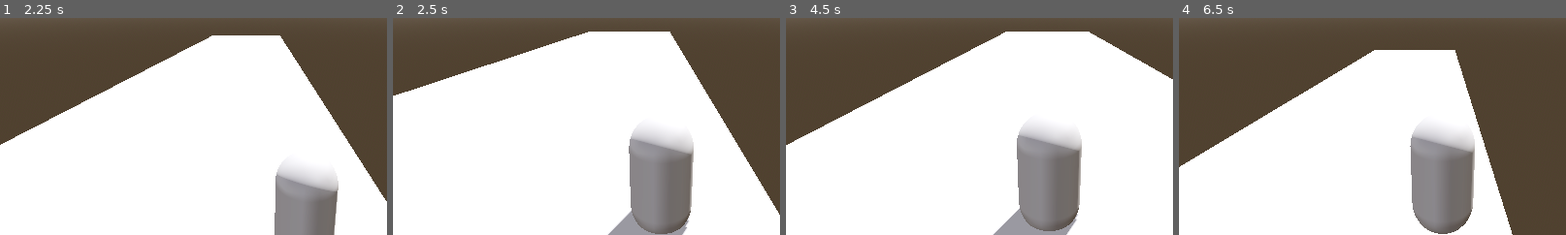
Above: before the commit, frames 1-4 (left to right).
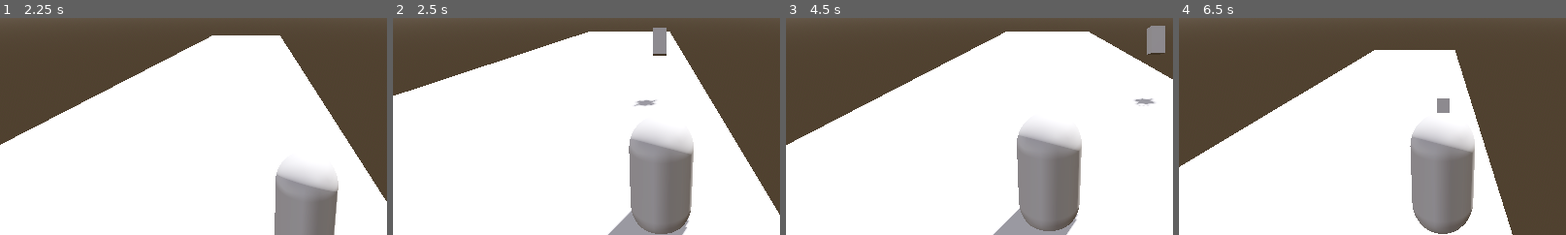
Above: after the commit, the same moments.

Repository: Digiphoenix22/lunar-pestle
Game: Godot game, scene res://main.tscn
Same seed, same stepped clock (60 frames per second), same inputs: the game is played once before the commit and once after it.
Inputs:
- Up to frame 1 (2.25 s): tap Enter (ui_accept) at 0.5, 0.77, 1.52 s; hold Right (ui_right) 0.53-1.28 s; hold Left (ui_left) 1.28-2.03 s; hold Right (ui_right) from 2.03 s (still down)
- Up to frame 2 (2.5 s): keep holding Right (ui_right)
- Up to frame 3 (4.5 s): tap Enter (ui_accept) at 3.02, 3.77 s; release Right (ui_right) at 3.53 s; hold Left (ui_left) from 3.53 s (still down)
- Up to frame 4 (6.5 s): tap Enter (ui_accept) at 4.52, 6.02 s; release Left (ui_left) at 5.78 s; hold Right (ui_right) from 5.78 s (still down)
The pictures show only the part of the screen within x 16-66%, y 33-83%; the shares and areas given below are measured in that part.

Frame 1 is identical in both runs. In frame 2, 0.6% of the frame differs, in the area x 62-71%, y 4-41%; in frame 3, 0.7%, in the area x 89-98%, y 3-41%; in frame 4, 0.2%.

Commit message:
Add obstacle spawner with lane-based spawning and scroll
Co-Authored-By: Claude Sonnet 4.6 <noreply@anthropic.com>

Diff:
--- a/main.tscn
+++ b/main.tscn
@@ -4,6 +4,8 @@
 [ext_resource type="Script" uid="uid://bsrl00t5o608m" path="res://camera_3d.gd" id="1_1bvp3"]
 [ext_resource type="Script" uid="uid://b584w2ogrj3e5" path="res://lumi.gd" id="1_h2yge"]
 [ext_resource type="PackedScene" uid="uid://c1yykwatc62a1" path="res://ground_chunk.tscn" id="2_h2yge"]
+[ext_resource type="Script" uid="uid://cqqtgxuvsahfx" path="res://obstacle_spawner.gd" id="5_7mycd"]
+[ext_resource type="PackedScene" uid="uid://dlmohlkwbbkir" path="res://obstacle.tscn" id="6_272bh"]
 
 [sub_resource type="ProceduralSkyMaterial" id="ProceduralSkyMaterial_m3tyl"]
 sky_top_color = Color(0.44839734, 0.44303516, 0.48449987, 1)
@@ -59,3 +61,10 @@
 
 [node name="GroundChunk3" parent="GroundScroller" unique_id=1196576519 instance=ExtResource("2_h2yge")]
 transform = Transform3D(1, 0, 0, 0, 1, 0, 0, 0, 1, 0, 0, -80)
+
+[node name="ObstacleSpawner" type="Node3D" parent="." unique_id=1583810459]
+transform = Transform3D(1, 0, 0, 0, 0.9617413, 0.27395928, 0, -0.27395925, 0.9617413, 0.060658436, 8.648586, 7.319722)
+script = ExtResource("5_7mycd")
+obstacle_scene = ExtResource("6_272bh")
+
+[node name="Timer" type="Timer" parent="ObstacleSpawner" unique_id=721361821]
--- /dev/null
+++ b/obstacle.tscn
@@ -0,0 +1,12 @@
+[gd_scene format=3 uid="uid://dlmohlkwbbkir"]
+
+[sub_resource type="BoxShape3D" id="BoxShape3D_qcbvg"]
+
+[node name="StaticBody3D" type="StaticBody3D" unique_id=1805890575]
+transform = Transform3D(1, 0, 0, 0, 1, 0, 0, 0, 1, 0, 1.0689309, 0)
+
+[node name="CSGBox3D" type="CSGBox3D" parent="." unique_id=2048520967]
+size = Vector3(1, 2, 1)
+
+[node name="CollisionShape3D" type="CollisionShape3D" parent="." unique_id=248369625]
+shape = SubResource("BoxShape3D_qcbvg")
--- /dev/null
+++ b/obstacle_spawner.gd
@@ -0,0 +1,28 @@
+extends Node3D
+
+@export var obstacle_scene: PackedScene
+@export var spawn_z     := -60.0
+@export var ground_y    := 1.5
+var scroll_speed        := 80.0
+
+const LANES := [-8.0, 0.0, 8.0]
+
+func _ready() -> void:
+	$Timer.wait_time = 2.0
+	$Timer.timeout.connect(_spawn)
+	$Timer.start()
+
+func _spawn() -> void:
+	if obstacle_scene == null:
+		return
+	var obs = obstacle_scene.instantiate()
+	obs.position = Vector3(LANES[randi() % 3], ground_y, spawn_z)
+	add_child(obs)
+
+func _process(delta: float) -> void:
+	for obs in get_children():
+		if obs is Timer:
+			continue
+		obs.position.z += scroll_speed * delta
+		if obs.position.z > 10.0:
+			obs.queue_free()
Not shown, added: obstacle_spawner.gd.uid
